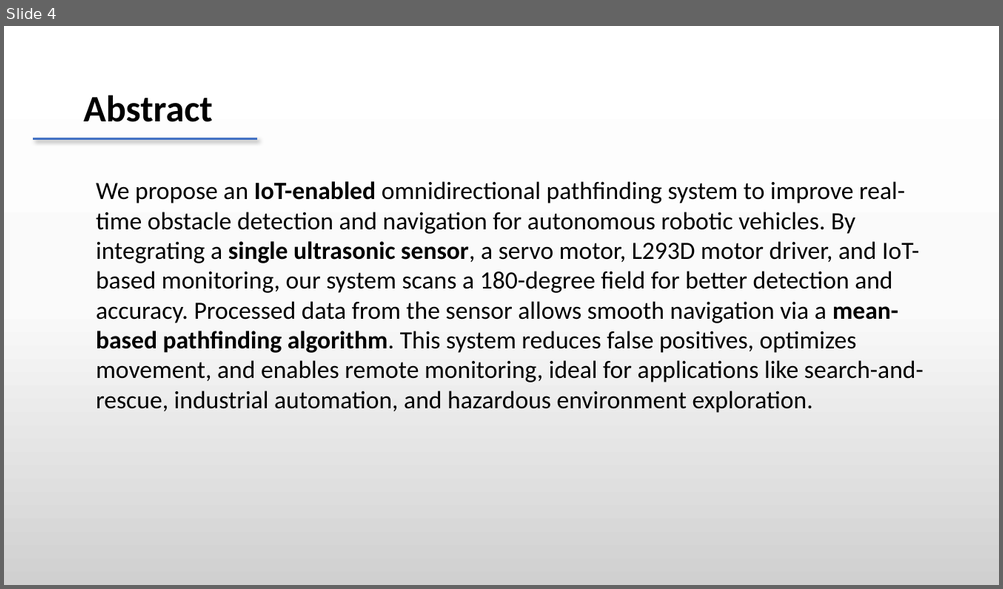
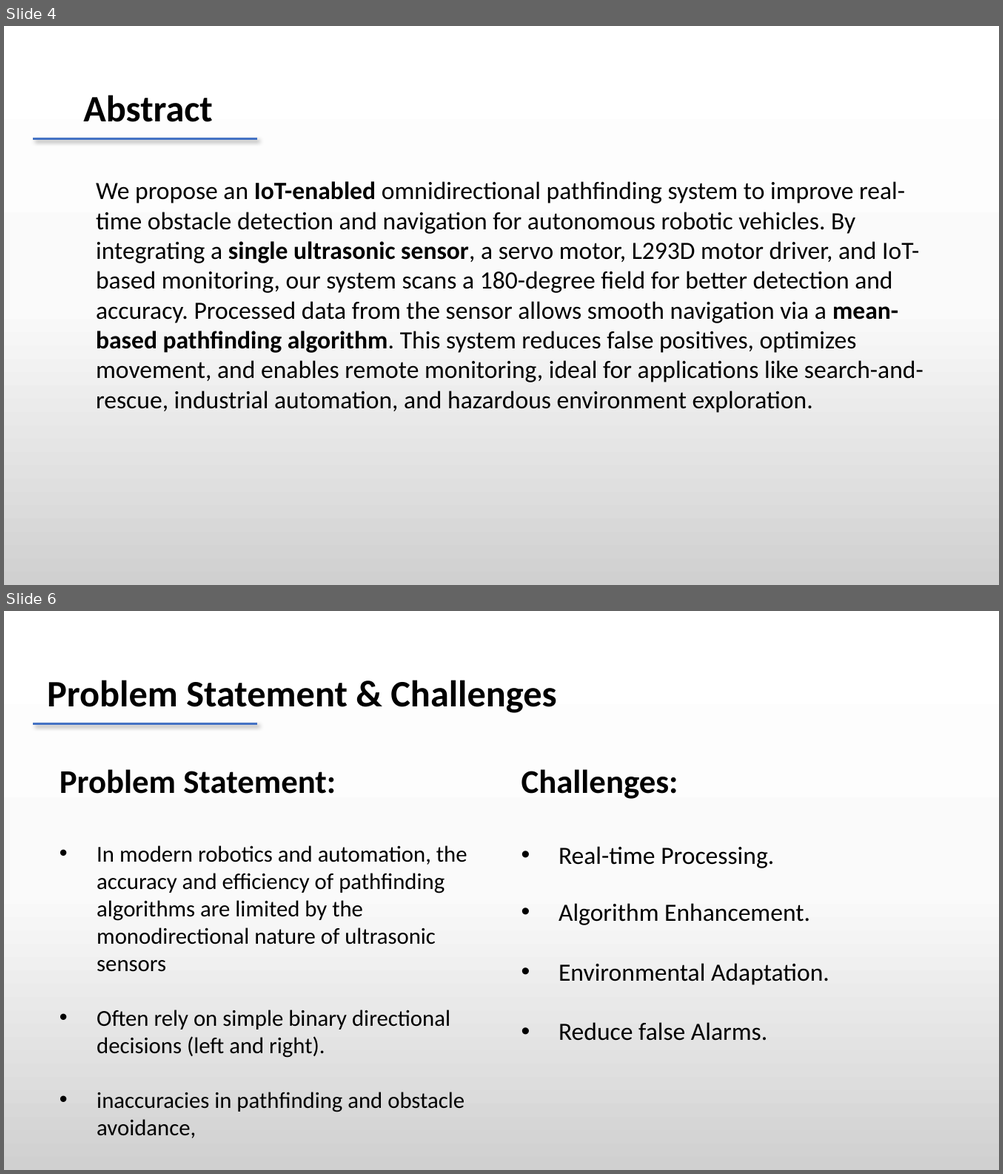
Before and after one commit to dheeraj78/project-4-2, a slide deck: Batch 8 .pptx. Shown one above the other, each under a label of ours: slide 4 before the commit, slides 4 and 6 after it; the slides between them are not shown. The pictures are 1003x589 and 1003x1174 pixels, drawn with LibreOffice and Linux fonts; fonts in the diff are those of the drawing. Boxes give left, top, right and bottom in pixels: in the first picture for what was removed or moved away, otherwise in the second. Text is boxed around its words. In the diff, an @@ line names an element or a change of style, - is before the commit and + after.

```diff
--- a/Batch 8 .pptx
+++ b/Batch 8 .pptx
@@ slide 6 added at [4, 611, 999, 1170], background gradient #FFFFFF to #FBFBFB to #D1D1D1 @@
@@ text added at [47, 680, 556, 713], 36 pt, text #000000, bold @@
+Problem Statement & Challenges
@@ line added from (33, 723) to (257, 723), #4472C4 2.25 pt @@
@@ text added at [60, 769, 467, 1139], 22 pt, text #000000 @@
+Problem Statement:
+• In modern robotics and automation, the accuracy and efficiency of pathfinding algorithms are limited by the monodirectional nature of ultrasonic sensors
+• Often rely on simple binary directional decisions (left and right).
+• inaccuracies in pathfinding and obstacle avoidance,
@@ text added at [521, 769, 829, 1041], 24 pt, text #000000 @@
+Challenges:
+• Real-time Processing.
+• Algorithm Enhancement.
+• Environmental Adaptation.
+• Reduce false Alarms.
```
Also in this commit, not shown: 1 slide changed, 12 other slides added, 1 slide removed.
